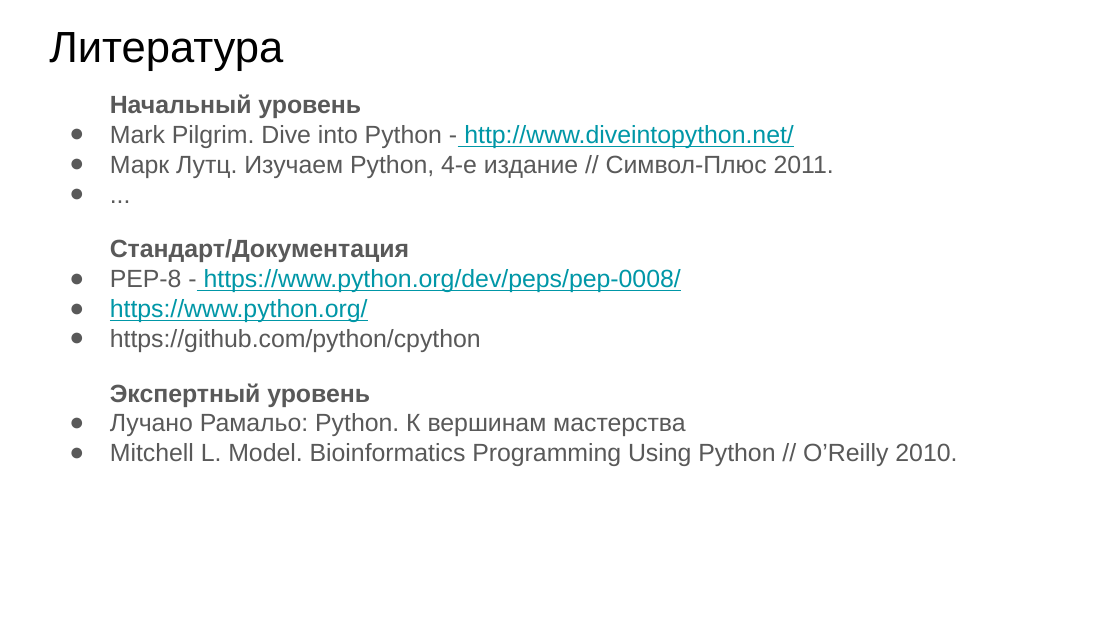
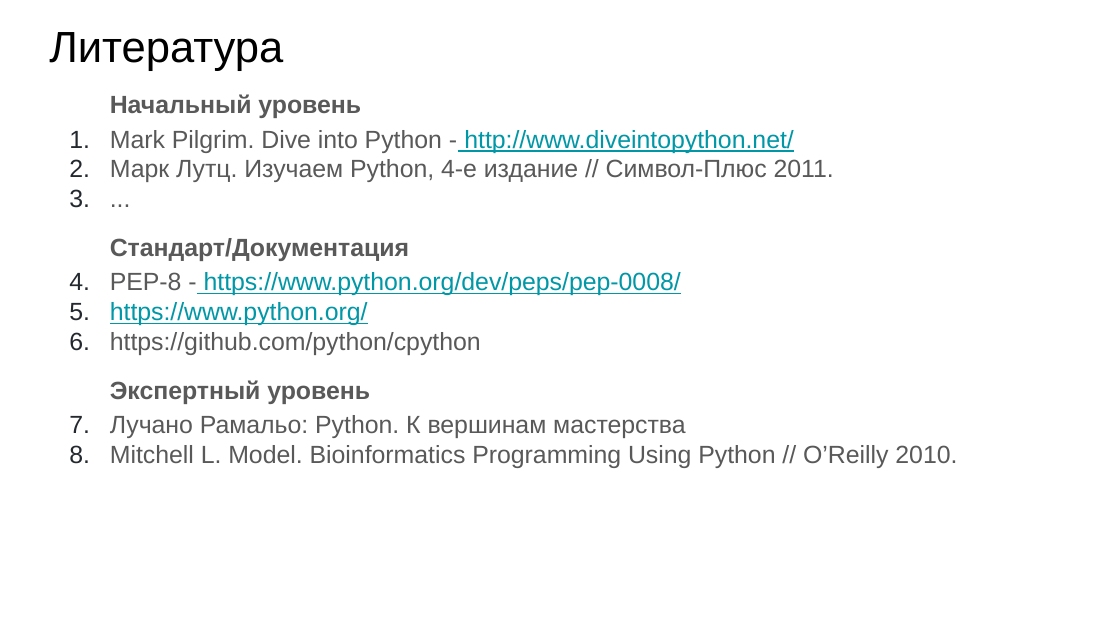
Before and after one commit to skhayrulin/python_course, a slide deck: slide 4 of lecture/Lecture4.pptx. Drawn at 1120x630 pixels with LibreOffice and Linux fonts; fonts in the diff are those of the drawing. Boxes give left, top, right and bottom in pixels: in the first picture for what was removed or moved away, otherwise in the second. Text is boxed around its words. In the diff, an @@ line names an element or a change of style, - is before the commit and + after.

```diff
--- a/lecture/Lecture4.pptx
+++ b/lecture/Lecture4.pptx
@@ text "Начальный уровень" at <box>110,94,957,468</box>: more space between paragraphs; bullet ● to 1.; bullet colour #595959 to #24292F; less space between paragraphs @@
```
Also in this commit, not shown: 10 other slides changed, 42 slides added, 4 slides removed, 1 other file.
